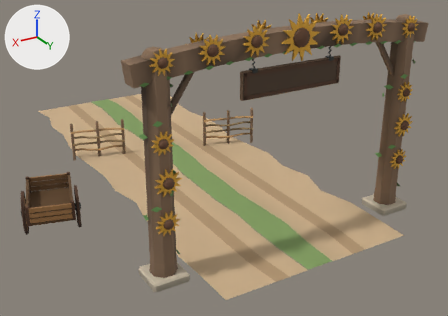
The glTF model client/assets/plaza3/pav_farm_arch.glb as it was, and as the next commit left it.
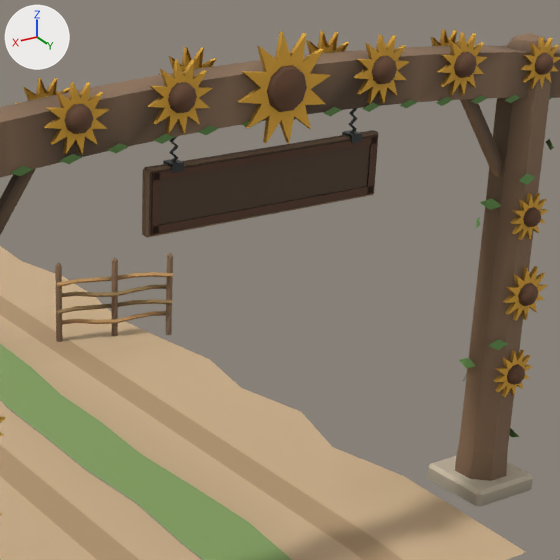
Old and new are each drawn whole from a camera (50 mm lens) standing at (7.89, 10.32, 7.61) and looking at (-0.5, -3.66, 0.62) and again close up on the part from 40% to 93% of the width and 0% to 76% of the height. Every picture has the same lights, and +X, +Y and +Z are marked at upper left. The last two pictures show the newer version. Vertices at exactly the same position are counted once.

Objects in the first close-up: 'static_farm_arch'.
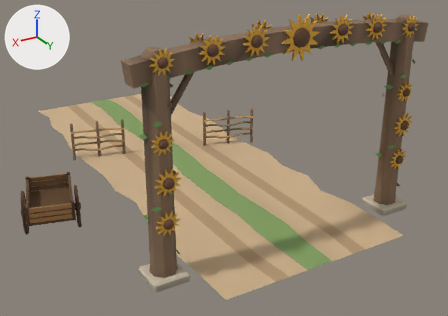
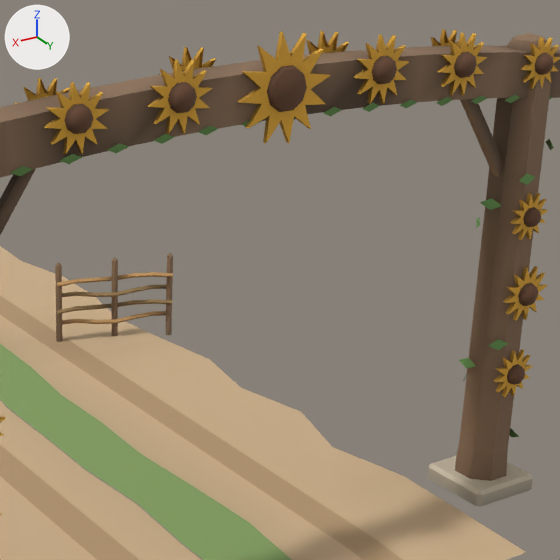
Changed parts and their boxes (x1, y1, x2, y2) in the close-ups (560 x 560 px):
part 1 of me_static_farm_arch, deleted (brown): before (142, 108, 379, 238)

The change in detail:
me_static_farm_arch is used by ob_static_farm_arch; location (0.0, 0.0, 0.0).
me_static_farm_arch had 2743 vertices, 4106 faces and spanned x -3.78..5.36, y -12.3..1.4, z -0.05..5.35.
me_static_farm_arch now has 2615 vertices, 3904 faces and spans x -3.78..5.36, y -12.3..1.4, z -0.05..5.35.
me_static_farm_arch part 1: 9 loose pieces with 128 vertices, spanning x -1.3..1.3, y -0.07..0.07, z 3.64..4.57, are deleted.
